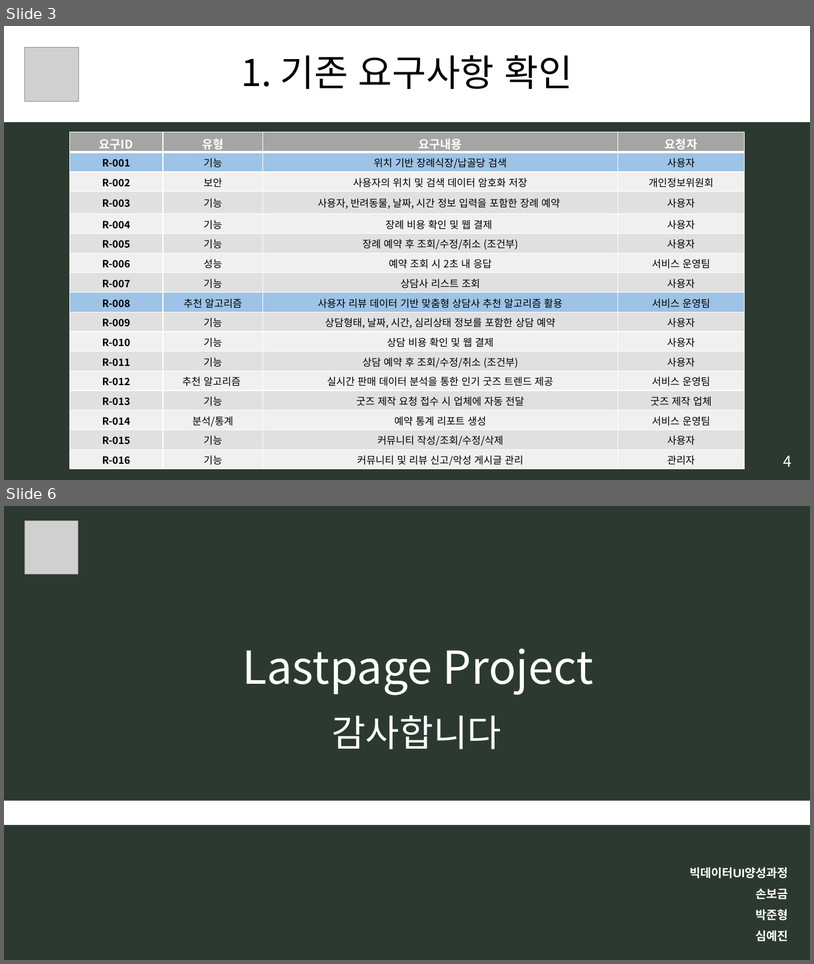
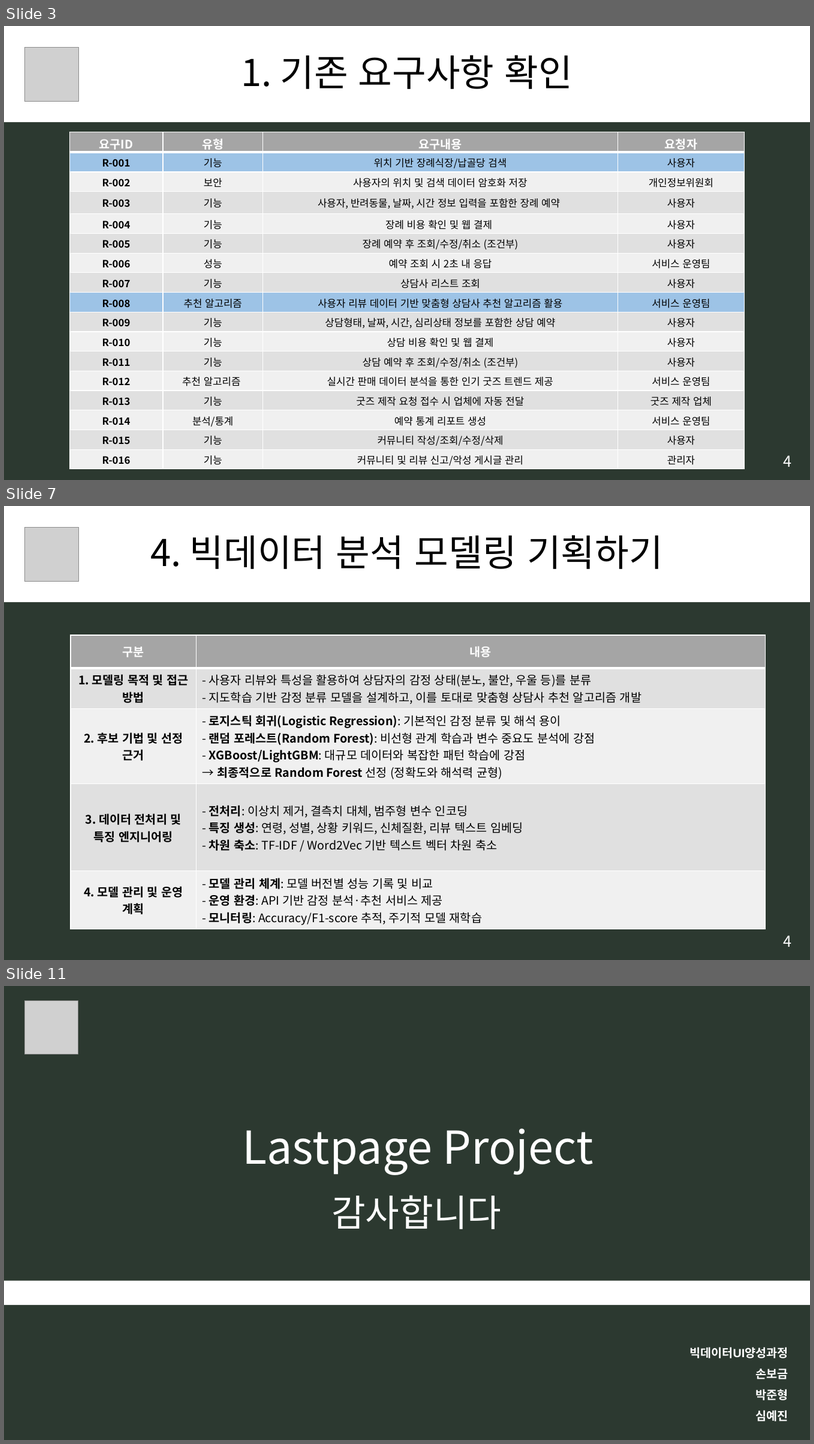
Before and after one commit to BIGDATA-UI-T3/Lastpage_Project, a slide deck: [모듈] 10. 빅데이터 분석기획.pptx. Shown one above the other, each under a label of ours: slides 3 and 6 before the commit, slides 3, 7 and 11 after it; the slides between them are not shown. The pictures are 814x964 and 814x1444 pixels, drawn with LibreOffice and Linux fonts; fonts in the diff are those of the drawing; grey boxes stand for pictures. Boxes give left, top, right and bottom in pixels: in the first picture for what was removed or moved away, otherwise in the second. Text is boxed around its words. In the diff, an @@ line names an element or a change of style, - is before the commit and + after.

```diff
--- a/[모듈] 10. 빅데이터 분석기획.pptx
+++ b/[모듈] 10. 빅데이터 분석기획.pptx
@@ slide 7 added at box(4, 506, 810, 960), background #2C3930 @@
@@ rectangle added at box(4, 506, 810, 602), fill #FFFFFF, 44 pt, text #000000 @@
+4. 빅데이터 분석 모델링 기획하기
@@ picture added at box(24, 527, 78, 581) @@
@@ table added at box(71, 635, 765, 928), 5 rows, 2 columns @@
+구분 | 내용
+1. 모델링 목적 및 접근 방법 | - 사용자 리뷰와 특성을 활용하여 상담자의 감정 상태(분노, 불안, 우울 등)를 분류 - 지도학습 기반 감정 분류 모델을 설계하고, 이를 토대로 맞춤형 상담사 추천 알고리즘 개발
+2. 후보 기법 및 선정 근거 | - 로지스틱 회귀(Logistic Regression): 기본적인 감정 분류 및 해석 용이 - 랜덤 포레스트(Random Forest): 비선형 관계 학습과 변수 중요도 분석에 강점 - XGBoost/LightGBM: 대규모 데이터와 복잡한 패턴 학습에 강점 → 최종적으로 Random Forest 선정 (정확도와 해석력 균형)
+3. 데이터 전처리 및 특징 엔지니어링 | - 전처리: 이상치 제거, 결측치 대체, 범주형 변수 인코딩 - 특징 생성: 연령, 성별, 상황 키워드, 신체질환, 리뷰 텍스트 임베딩 - 차원 축소: TF-IDF / Word2Vec 기반 텍스트 벡터 차원 축소
+4. 모델 관리 및 운영 계획 | - 모델 관리 체계: 모델 버전별 성능 기록 및 비교 - 운영 환경: API 기반 감정 분석·추천 서비스 제공 - 모니터링: Accuracy/F1-score 추적, 주기적 모델 재학습
@@ text added at box(784, 935, 792, 946), 18 pt, text #FFFFFF @@
+4
@@ what was slide 6 is now slide 11 @@
```
Also in this commit, not shown: 2 slides changed, 4 other slides added, 1 other file.
